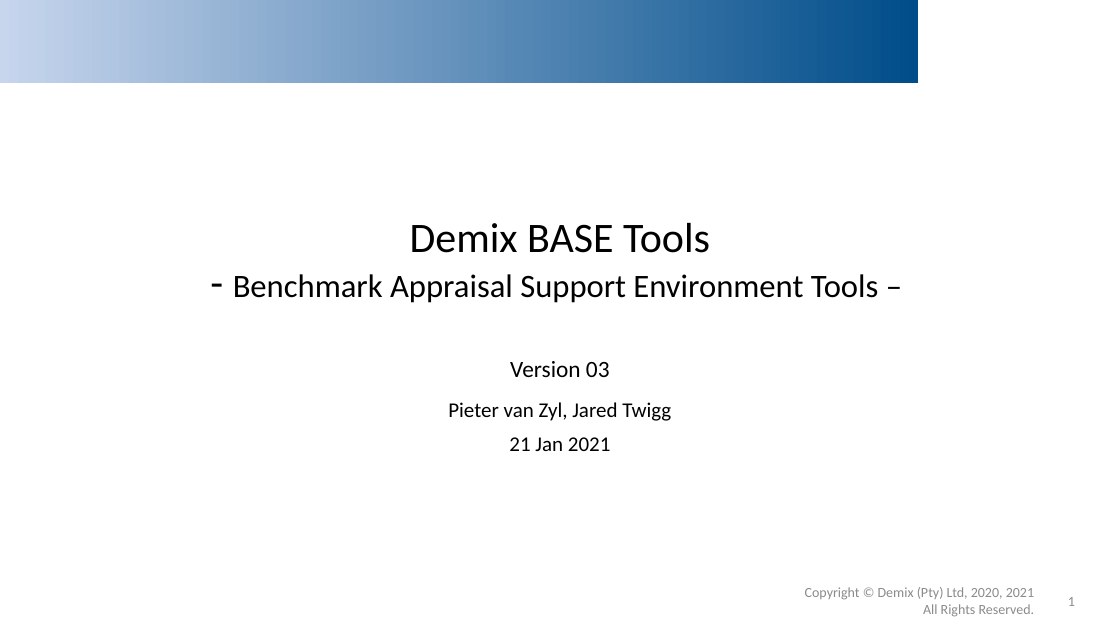
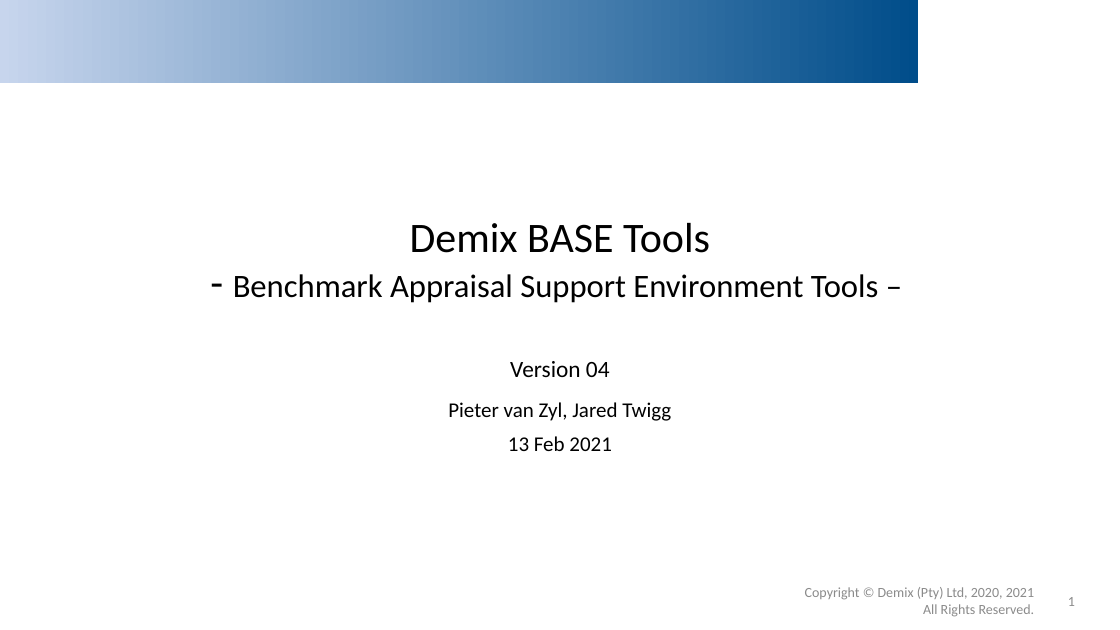
Before and after one commit to DemixTech/CMMITools, a slide deck: slide 1 of 02_Overview.pptx. Drawn at 1120x630 pixels with LibreOffice and Linux fonts; fonts in the diff are those of the drawing; background and template pictures are left out. Boxes give left, top, right and bottom in pixels: in the first picture for what was removed or moved away, otherwise in the second. Text is boxed around its words. In the diff, an @@ line names an element or a change of style, - is before the commit and + after.

```diff
--- a/02_Overview.pptx
+++ b/02_Overview.pptx
@@ title at <box>233,223,879,377</box>: text changed @@
-Demix BASE Tools
-- Benchmark Appraisal Support Environment Tools –
-Version 03
+Demix BASE Tools
+- Benchmark Appraisal Support Environment Tools –
+Version 04
@@ subtitle at <box>508,436,612,451</box>: text changed @@
-21 Jan 2021
+13 Feb 2021
```
Also in this commit, not shown: 5 other slides changed, 1 slide removed, 34 other files.
